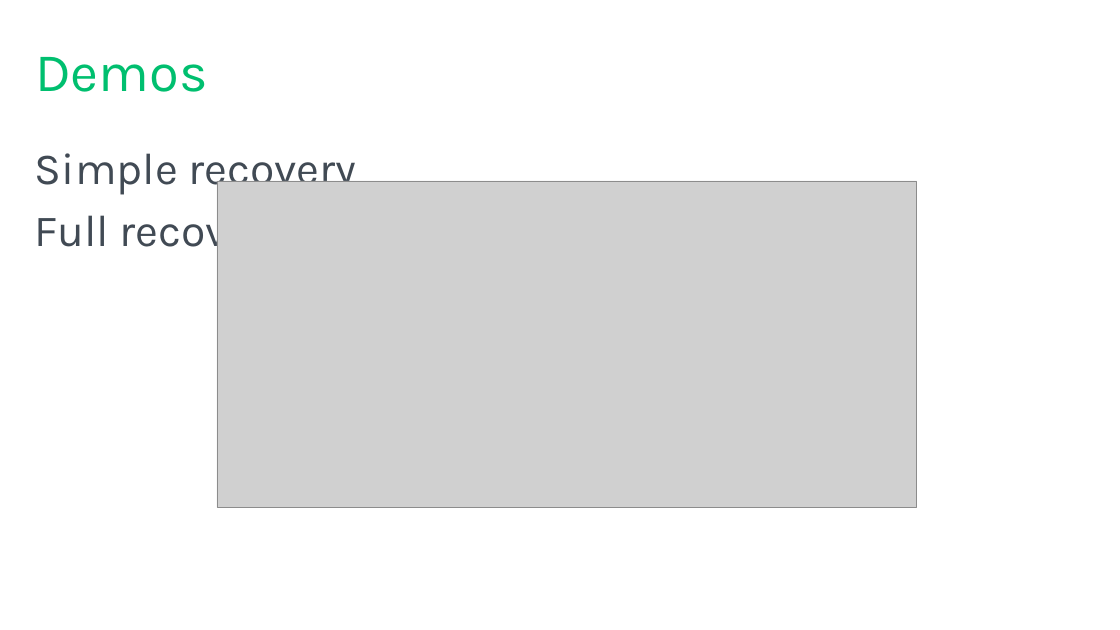
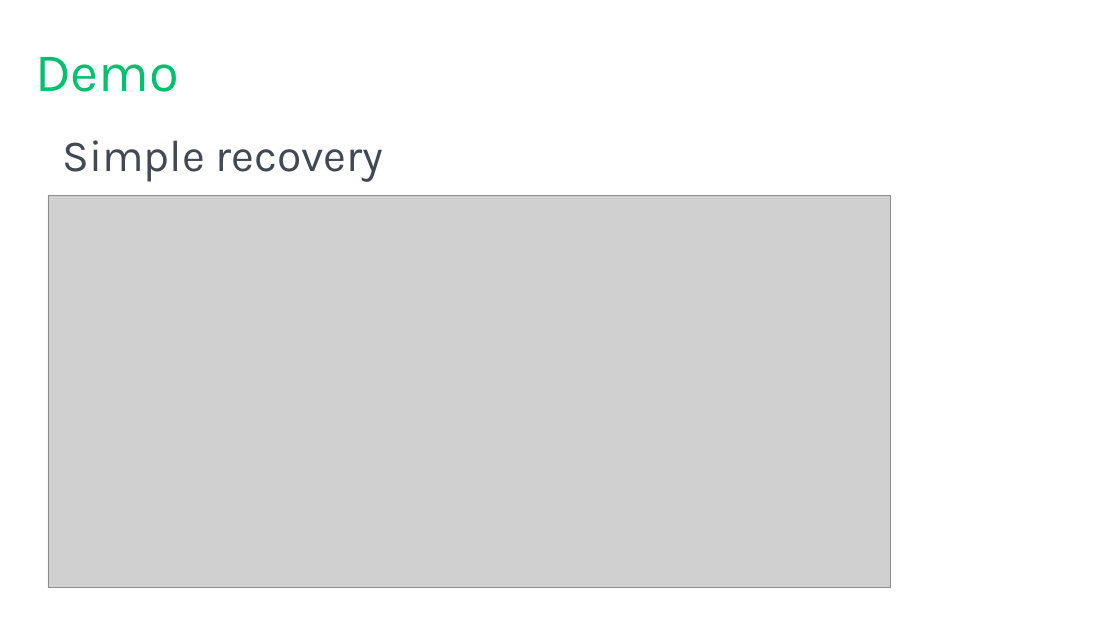
Before and after one commit to tf3604/LogFilePresentation, a slide deck: slide 40 of TransactionLog.pptx (slide 39 before the commit). Drawn at 1120x630 pixels with LibreOffice and Linux fonts; fonts in the diff are those of the drawing; grey boxes stand for pictures; background and template pictures are left out. Boxes give left, top, right and bottom in pixels: in the first picture for what was removed or moved away, otherwise in the second. Text is boxed around its words. In the diff, an @@ line names an element or a change of style, - is before the commit and + after.

Commit message:
Update demo slide (updated clip art).

```diff
--- a/TransactionLog.pptx
+++ b/TransactionLog.pptx
@@ title at [35,57,179,92]: text changed @@
-Demos
+Demo
@@ text "Simple recovery" rewrapped from [35,153,356,258] to [62,140,384,196] @@
@@ picture: place and size @@
-picture at [217,181,916,508]
+picture at [48,196,891,588]
```
Also in this commit, not shown: 4 other slides changed, 1 slide added.
